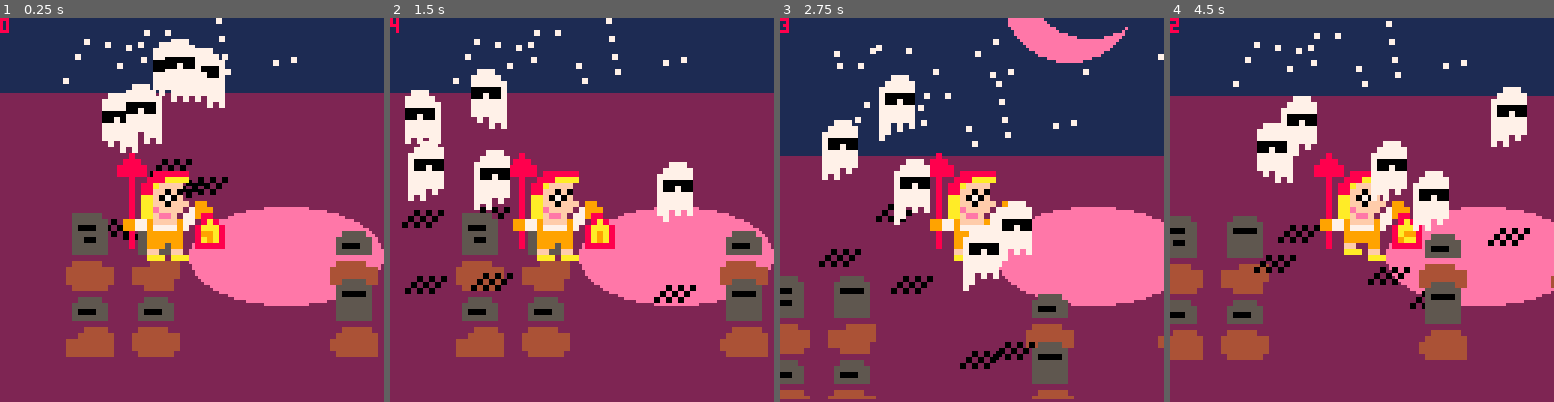
Above: before the commit, frames 1-4 (left to right).
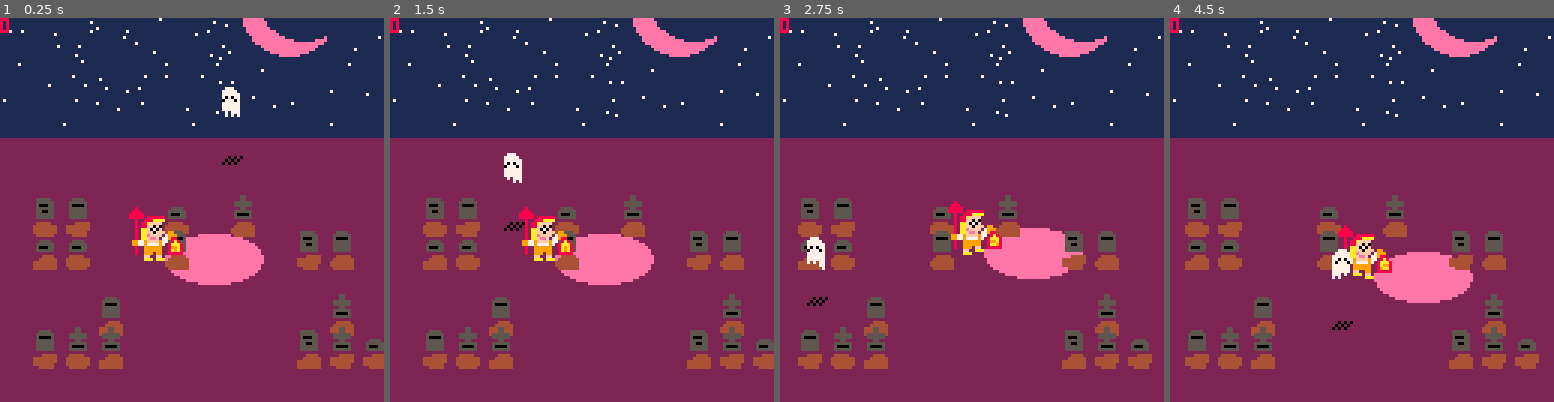
Above: after the commit, the same moments.

Repository: cmoles/ghost-hunter
Game: PICO-8 cartridge ghost_hunter.p8
Two runs of this game, one before a commit and one after it. Both use one fixed random seed, a clock stepped at 60 frames per second and the inputs below.
Inputs:
- Up to frame 1 (0.25 s): no input
- Up to frame 2 (1.5 s): tap X (X key) at 0.33, 1.07 s; tap O (Z key) at 0.7 s
- Up to frame 3 (2.75 s): hold Right 1.6-2.1 s; tap O (Z key) at 1.7, 2.1, 2.5 s; tap X (X key) at 1.85 s; hold Up 2.15-2.42 s; hold Right from 2.47 s (still down)
- Up to frame 4 (4.5 s): tap O (Z key) every 0.4 s from 2.9 to 4.1 s; tap X (X key) at 2.97, 4.08 s; release Right at 3.03 s; hold Left 3.08-3.58 s; hold Down 3.63-3.97 s; hold Right from 4.02 s (still down)

The runs differ from the first frame. In frame 1, 39% of the frame differs, in the area x 0-100%, y 0-92%; in frame 2, 40%; in frame 3, 34%; in frame 4, 40%.

Commit message:
add lost state

Diff:
--- a/ghost_hunter.p8
+++ b/ghost_hunter.p8
@@ -17,7 +17,7 @@
 big_size=8
 big_size=32
 big_size=16
-start_ghosts=5
+start_ghosts=1
 scalar=big_size/cell_size
 function _init()
 	ready_game=true
@@ -33,7 +33,7 @@
 	sprites={}
 
 	cemetary=cemetary_init()
-	cemetary:zoom_init(16)
+	cemetary:zoom_init(8)
 	cemetary:generate_graves()
 
 	player=player_new()
@@ -818,10 +818,12 @@
 		x2=x0+big_size,
 		y1=y0,
 		y2=y0+big_size*2,
-		state='recall',
+		state='lost',
 		selected=false,
 		cool_down=0,
-		health=100,
+		health=0,
+
+		target=cemetary:random_target(),
 	}
 
 	function ghost:update()
@@ -847,6 +849,10 @@
 
 	function ghost:find()
 		return ghost.state=='find'
+	end
+
+	function ghost:lost()
+		return ghost.state=='lost'
 	end
 
 	function ghost:draw()
@@ -872,6 +878,8 @@
 			ghost:track_target()
 		elseif ghost:find() then
 			ghost:find_target()
+		elseif ghost:lost() then
+			ghost:becomes_lost()
 		else
 			assert(false)
 		end
@@ -903,6 +911,11 @@
 
 	function ghost:find_target()
 		ghost.state='find'
+		ghost:move_to()
+	end
+
+	function ghost:becomes_lost()
+		ghost.state='lost'
 		ghost:move_to()
 	end
 
@@ -921,6 +934,11 @@
 				ghost.health=max(0,ghost.health-1)
 				ghost.target:drain()
 			end
+			if ghost:lost() then
+				if not ghost.target or tt%100==0 then
+					ghost.target=cemetary:random_target()
+				end
+			end
 			local q=ghost.target
 			local qx=(q.x1+q.x2)/2
 			local qy=(q.y1+q.y2)/2
@@ -949,7 +967,8 @@
 
 	function ghost:update_health()
 		if ghost.health<=0 then
-			ghost:die()
+			--ghost:die()
+			ghost:becomes_lost()
 		end
 	end
 
@@ -1613,6 +1632,12 @@
 	function world:draw_moon()
 		circfill(moon_x,moon_y,moon_r,14)
 		circfill(moon_x+sqrt(25*scalar),moon_y-sqrt(25*scalar),moon_r,1)
+	end
+
+	function world:random_target()
+		local x=rnd(world.width-big_size*2)
+		local y=rnd(world.height-big_size*2)+horizon
+		return {x1=x,y1=y,x2=x+big_size,y2=y+big_size}
 	end
 
 	return world
